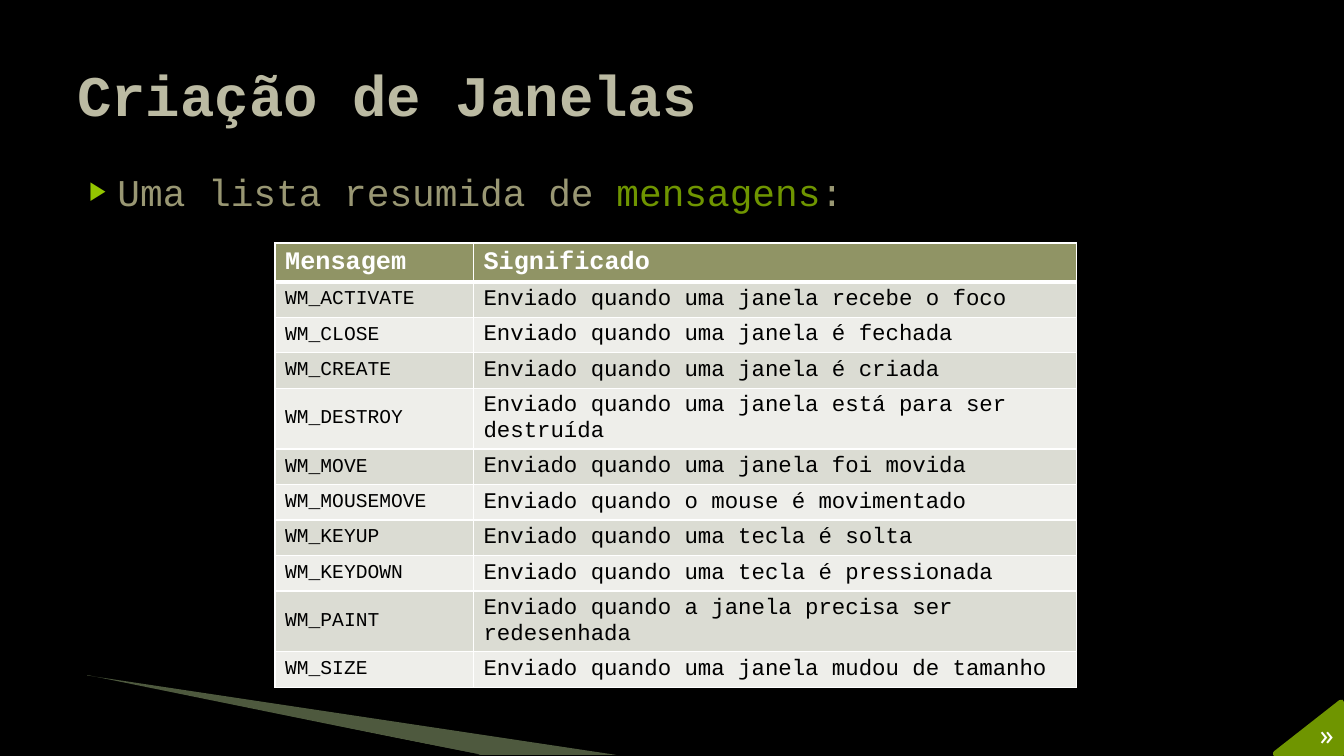
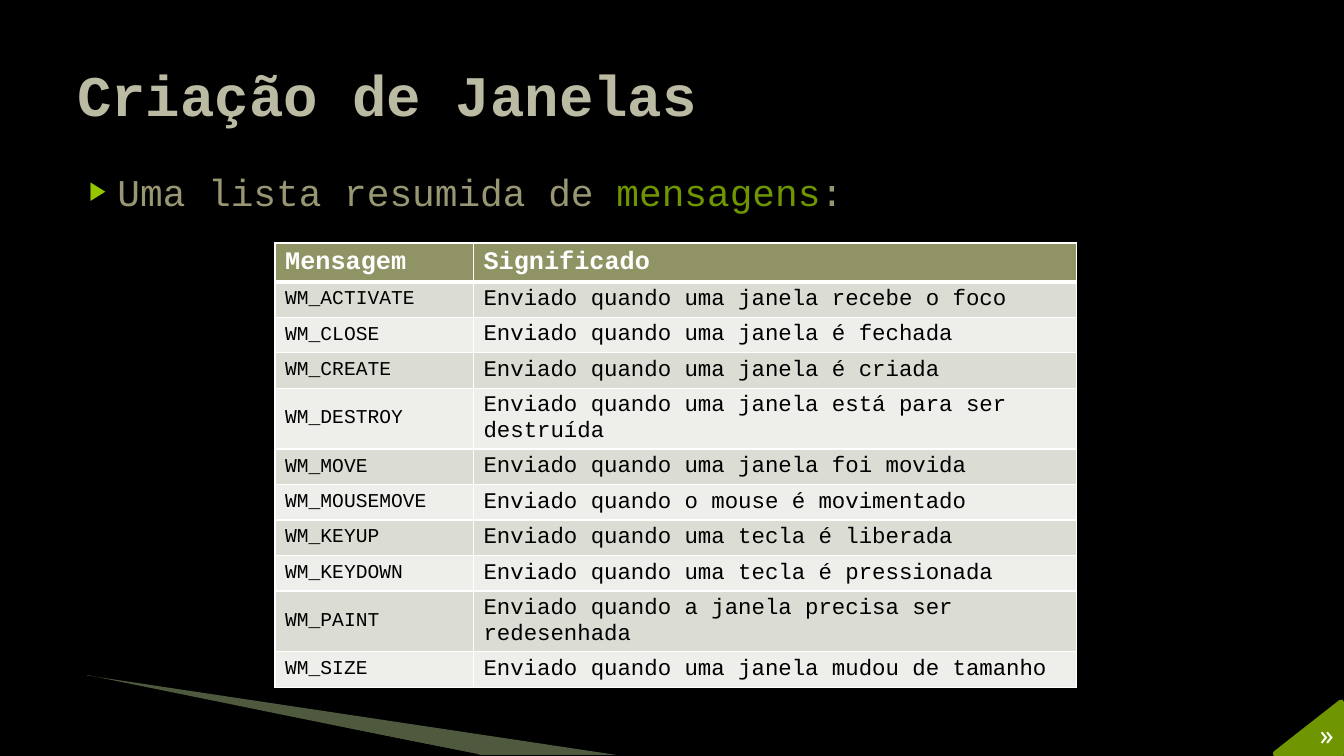
Before and after one commit to JudsonSS/Jogos, a slide deck: slide 42 of Slides/01. Programação Windows.pptx. Drawn at 1344x756 pixels with LibreOffice and Linux fonts; fonts in the diff are those of the drawing; background and template pictures are left out. Boxes give left, top, right and bottom in pixels: in the first picture for what was removed or moved away, otherwise in the second. Text is boxed around its words. In the diff, an @@ line names an element or a change of style, - is before the commit and + after.

```diff
--- a/Slides/01. Programação Windows.pptx
+++ b/Slides/01. Programação Windows.pptx
@@ table at (275,243,1077,684) @@
-row 8, column 2: Enviado quando uma tecla é solta
+row 8, column 2: Enviado quando uma tecla é liberada
```
Also in this commit, not shown: 10 other slides changed.
